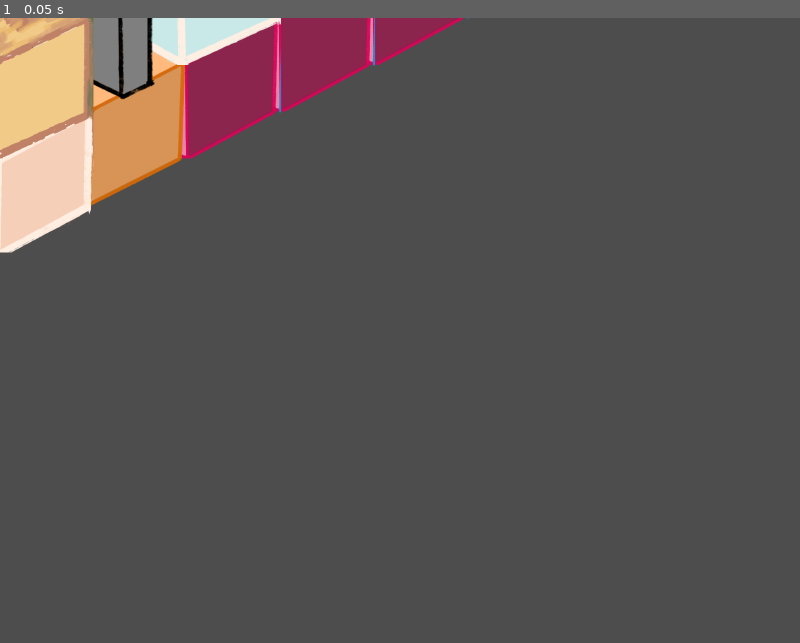
Above: before the commit, frame 1.
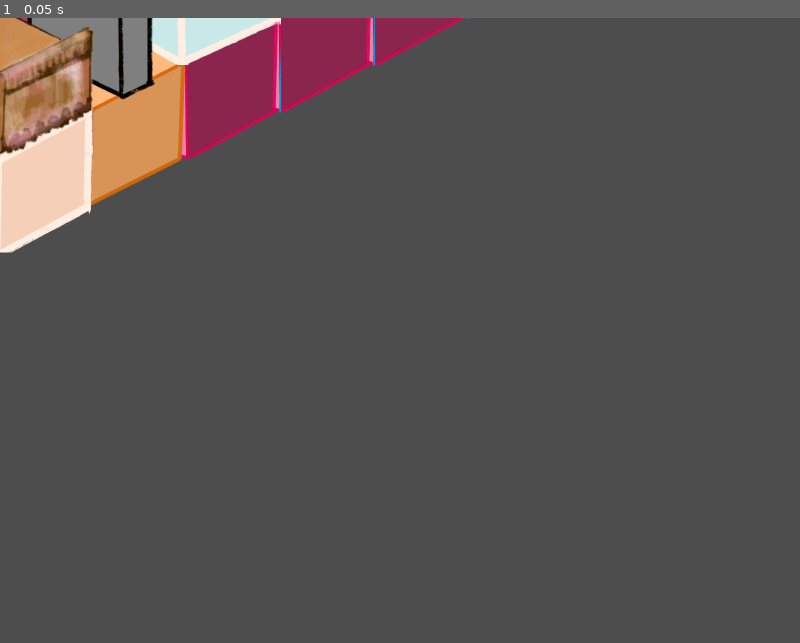
Above: after the commit, the same moment.

Repository: remimorvan/isometric-reverse-heist-simulator-2000
Game: Godot game, scene res://scenes/MainLevel.tscn
Two runs of this game, one before a commit and one after it. Both use one fixed random seed, a clock stepped at 60 frames per second and the inputs below. This scene is started directly instead of the project's main scene.
Inputs:
- Up to frame 1 (0.05 s): no input

The runs differ from the first frame. In frame 1, 2.2% of the frame differs, in the area x 0-12%, y 0-23%.

Commit message:
kitchen added

Diff:
--- a/scenes/MainLevel.tscn
+++ b/scenes/MainLevel.tscn
@@ -1,8 +1,9 @@
-[gd_scene load_steps=11 format=4 uid="uid://cy5sbokend7fg"]
+[gd_scene load_steps=13 format=4 uid="uid://cy5sbokend7fg"]
 
 [ext_resource type="Texture2D" uid="uid://blpd5eaut68bn" path="res://assets/level/kitchen_tileset1.png" id="1_n15ua"]
 [ext_resource type="Texture2D" uid="uid://tbs27svalvov" path="res://assets/level/proto_tileset.png" id="2_jsrw5"]
 [ext_resource type="Texture2D" uid="uid://bwrcmk366krot" path="res://assets/level/wall_proto_1.png" id="3_ykko5"]
+[ext_resource type="Texture2D" uid="uid://cuiiudqigee7g" path="res://assets/level/tile_kitchen.png" id="4_jsrw5"]
 
 [sub_resource type="TileSetAtlasSource" id="TileSetAtlasSource_yxyfn"]
 texture = ExtResource("1_n15ua")
@@ -78,12 +79,27 @@
 1:1/0 = 0
 1:1/0/texture_origin = Vector2i(0, 120)
 
+[sub_resource type="TileSetAtlasSource" id="TileSetAtlasSource_huru0"]
+texture = ExtResource("4_jsrw5")
+texture_region_size = Vector2i(480, 480)
+0:0/0 = 0
+0:0/0/texture_origin = Vector2i(0, 120)
+1:0/0 = 0
+1:0/0/texture_origin = Vector2i(0, 120)
+2:0/0 = 0
+2:0/0/texture_origin = Vector2i(0, 120)
+3:0/0 = 0
+3:0/0/texture_origin = Vector2i(0, 120)
+4:0/0 = 0
+4:0/0/texture_origin = Vector2i(0, 120)
+
 [sub_resource type="TileSet" id="TileSet_8m8wf"]
 tile_shape = 1
 tile_size = Vector2i(480, 240)
 sources/0 = SubResource("TileSetAtlasSource_n15ua")
 sources/1 = SubResource("TileSetAtlasSource_jsrw5")
 sources/2 = SubResource("TileSetAtlasSource_ykko5")
+sources/3 = SubResource("TileSetAtlasSource_huru0")
 
 [node name="MainLevel" type="Node2D"]
 
@@ -95,5 +111,5 @@
 [node name="Layer1" type="TileMapLayer" parent="."]
 z_index = 1
 y_sort_enabled = true
-tile_map_data = PackedByteArray("AAD+//T/AgACAAAAAAD///H/AgA …(454 unchanged characters)… AAAAP3/AQAAAAAAAAD9/wAAAQAAAAAAAAD8/wEAAAACAAAAAAD9/wIAAAACAAAAAAD9/wMAAAACAAAAAAD+/wQAAAACAAAAAAD+/wMAAAACAAAAAAD//wIAAAACAAAAAAD//wEAAAACAAAAAAA=")
+tile_map_data = PackedByteArray("AAD+//T/AgACAAAAAAD///H/AgA …(454 unchanged characters)… AAAAP3/AQAAAAAAAAD9/wAAAQAAAAAAAAD8/wEAAwAEAAAAABD9/wIAAwABAAAAAAD9/wMAAwAAAAAAAAD+/wQAAwACAAAAAAD+/wMAAwADAAAAAAD//wIAAwAEAAAAAAD//wEAAwAEAAAAAAA=")
 tile_set = SubResource("TileSet_8m8wf")
Not shown, added: assets/level/tile_kitchen.png.import
